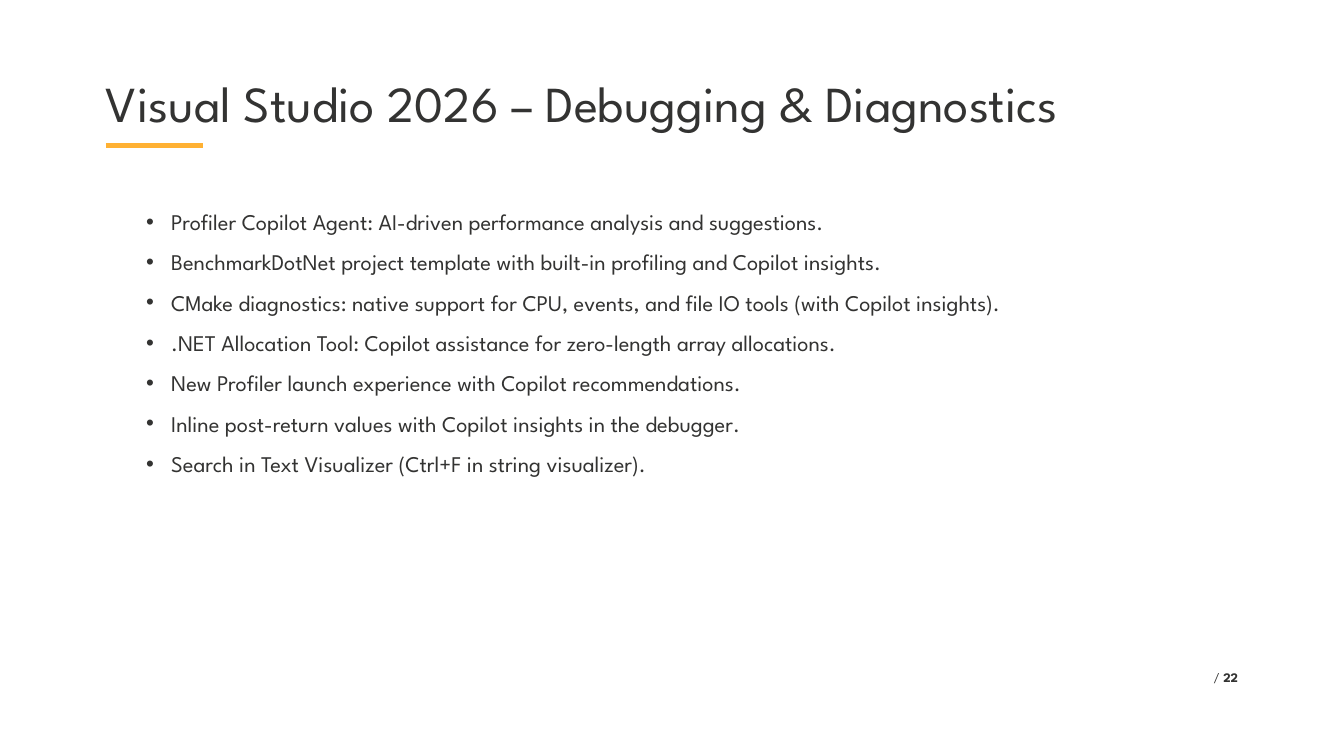
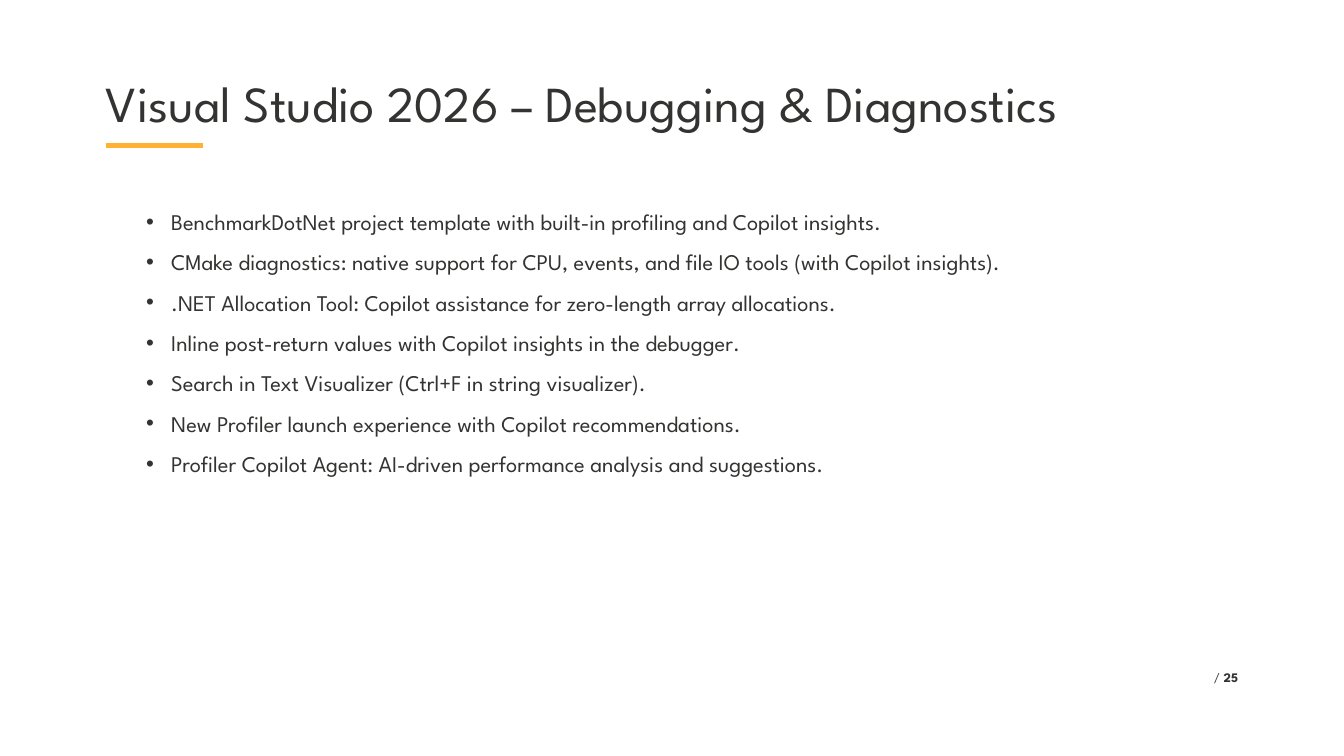
Before and after one commit to VladislavAntonyuk/AICalendar, a slide deck: slide 25 of .NET Conf 2025 - Ukraine (Eng).pptx (slide 22 before the commit). Drawn at 1344x756 pixels with LibreOffice and Linux fonts; fonts in the diff are those of the drawing; background and template pictures are left out. Boxes give left, top, right and bottom in pixels: in the first picture for what was removed or moved away, otherwise in the second. Text is boxed around its words. In the diff, an @@ line names an element or a change of style, - is before the commit and + after.

```diff
--- a/.NET Conf 2025 - Ukraine (Eng).pptx
+++ b/.NET Conf 2025 - Ukraine (Eng).pptx
@@ text at (x1=171, y1=214, x2=823, y2=235): paragraph removed @@
-  • Profiler Copilot Agent: AI-driven performance analysis and suggestions.
@@ text at (x1=171, y1=375, x2=740, y2=396): paragraph removed @@
-  • New Profiler launch experience with Copilot recommendations.
@@ text at (x1=171, y1=416, x2=823, y2=477): paragraphs added @@
+  • New Profiler launch experience with Copilot recommendations.
+  • Profiler Copilot Agent: AI-driven performance analysis and suggestions.
@@ page number at (x1=1224, y1=673, x2=1238, y2=682): text changed @@
-/ 22
+/ 25
```
Also in this commit, not shown: 3 slides added, 6 other files.
